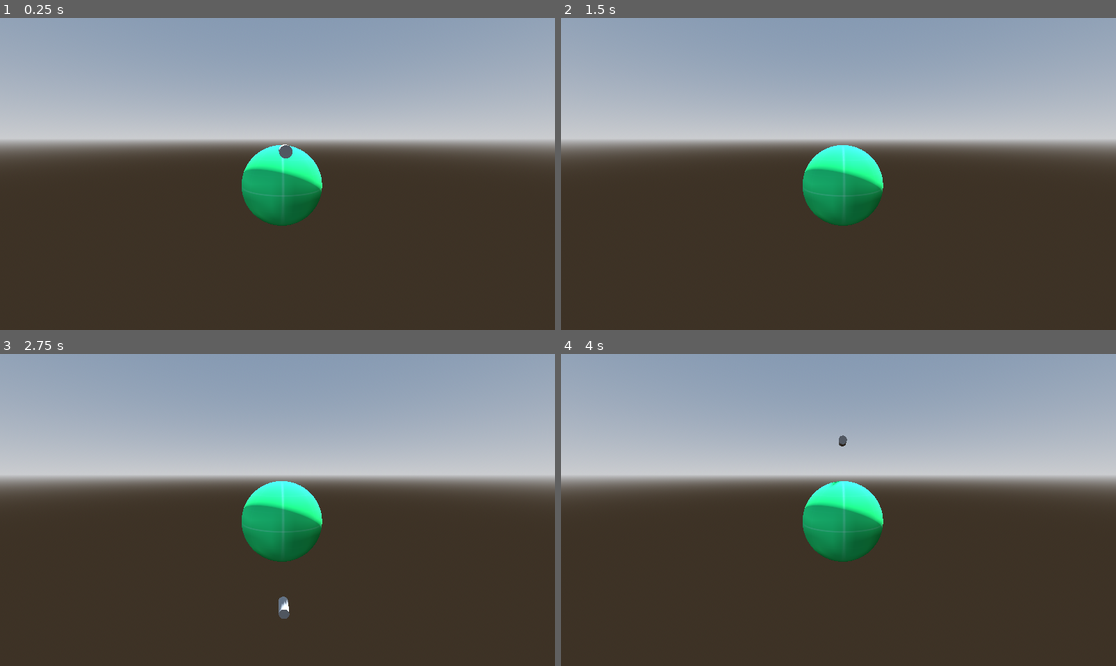
Above: before the commit, frames 1-4 (two rows, left to right).
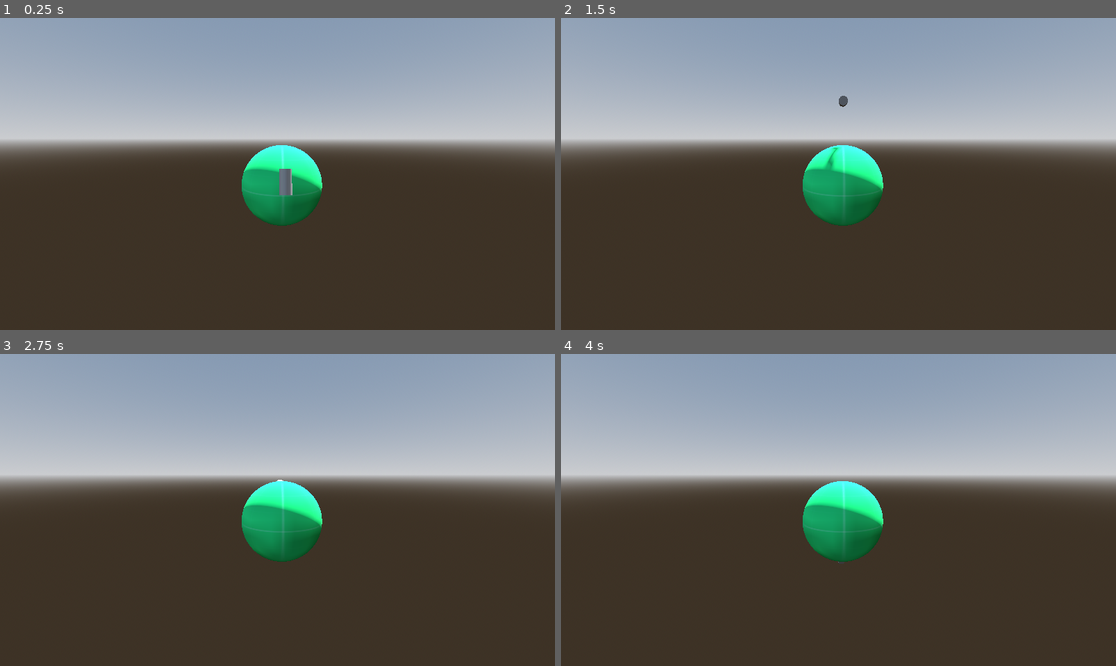
Above: after the commit, the same moments.

Repository: R1fty0/gwj85
Game: Godot game, scene res://scenes/main.tscn
Same seed, same stepped clock (60 frames per second), same inputs: the game is played once before the commit and once after it.
Inputs:
- Up to frame 1 (0.25 s): no input
- Up to frame 2 (1.5 s): no input
- Up to frame 3 (2.75 s): no input
- Up to frame 4 (4 s): no input

The runs differ from the first frame. In frame 1, 0.3% of the frame differs, in the area x 50-53%, y 40-57%; in frame 2, 0.1%; in frame 3, 0.1%; in frame 4, less than 0.1%.

Commit message:
feat: made objects orbiting the planet face in their direction of motion

Diff:
--- a/common/components/orbit_controller.gd
+++ b/common/components/orbit_controller.gd
@@ -7,7 +7,7 @@
 ## How high above the planet is the object orbiting.
 @export var orbit_radius: float = 1.0
 ## How fast does the object move while orbiting.
-@export var orbital_velocity: float = 2.0
+@export var orbit_velocity: float = 2.0
 
 # TODO: make getting this cleaner
 @export var planet_center: Node3D
@@ -16,12 +16,17 @@
 
 func _physics_process(delta: float) -> void:
 	# Update orbit angle
-	orbit_angle += orbital_velocity * delta
-
+	orbit_angle += orbit_velocity * delta
 	var rotation = Basis().rotated(orbit_axis.normalized(), orbit_angle)
 	# TODO: fix this so that planet position doesn't have to be at (0,0,0)
 	var offset = rotation * Vector3(0,0, orbit_radius)
-	var new_pos = offset + planet_center.position
-
-	# Set new position
+	var new_pos = offset + planet_center.global_position
+	# Get the object's last position.
+	var old_pos = get_parent().global_position
+	# Figure out the rotation needed for the object to be pointing at its new position.
+	var direction = (new_pos - old_pos).normalized()
+	# Apply the rotation.
+	if direction.length() > 0:
+		get_parent().look_at(new_pos + direction, orbit_axis)
+	# Apply the new position.
 	get_parent().global_position = new_pos
--- a/scenes/main.tscn
+++ b/scenes/main.tscn
@@ -33,7 +33,7 @@
 transform = Transform3D(0.1, 0, 0, 0, 0.1, 0, 0, 0, 0.1, 0, 0.660438, -1.95029)
 
 [node name="OrbitController" parent="Spaceship" index="1" node_paths=PackedStringArray("planet_center")]
-orbital_velocity = 2.0
+orbit_velocity = 1.0
 planet_center = NodePath("../../Planet/PlanetMesh/PlanetCenter")
 
 [node name="Planet" parent="." instance=ExtResource("2_sugp2")]
--- a/scenes/spaceship/spaceship.tscn
+++ b/scenes/spaceship/spaceship.tscn
@@ -12,4 +12,3 @@
 
 [node name="OrbitController" type="Node" parent="."]
 script = ExtResource("1_4vs15")
-orbital_velocity = 1.0
